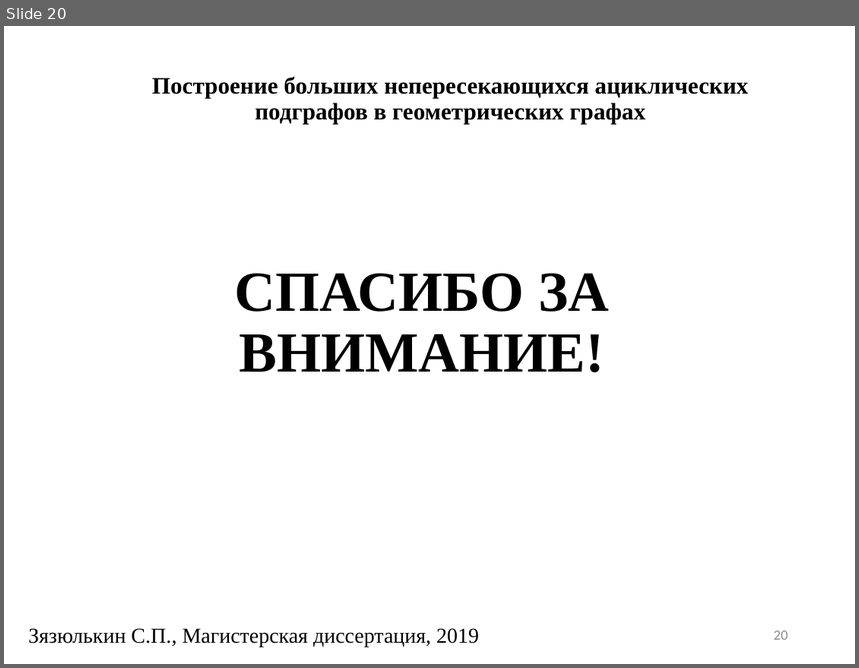
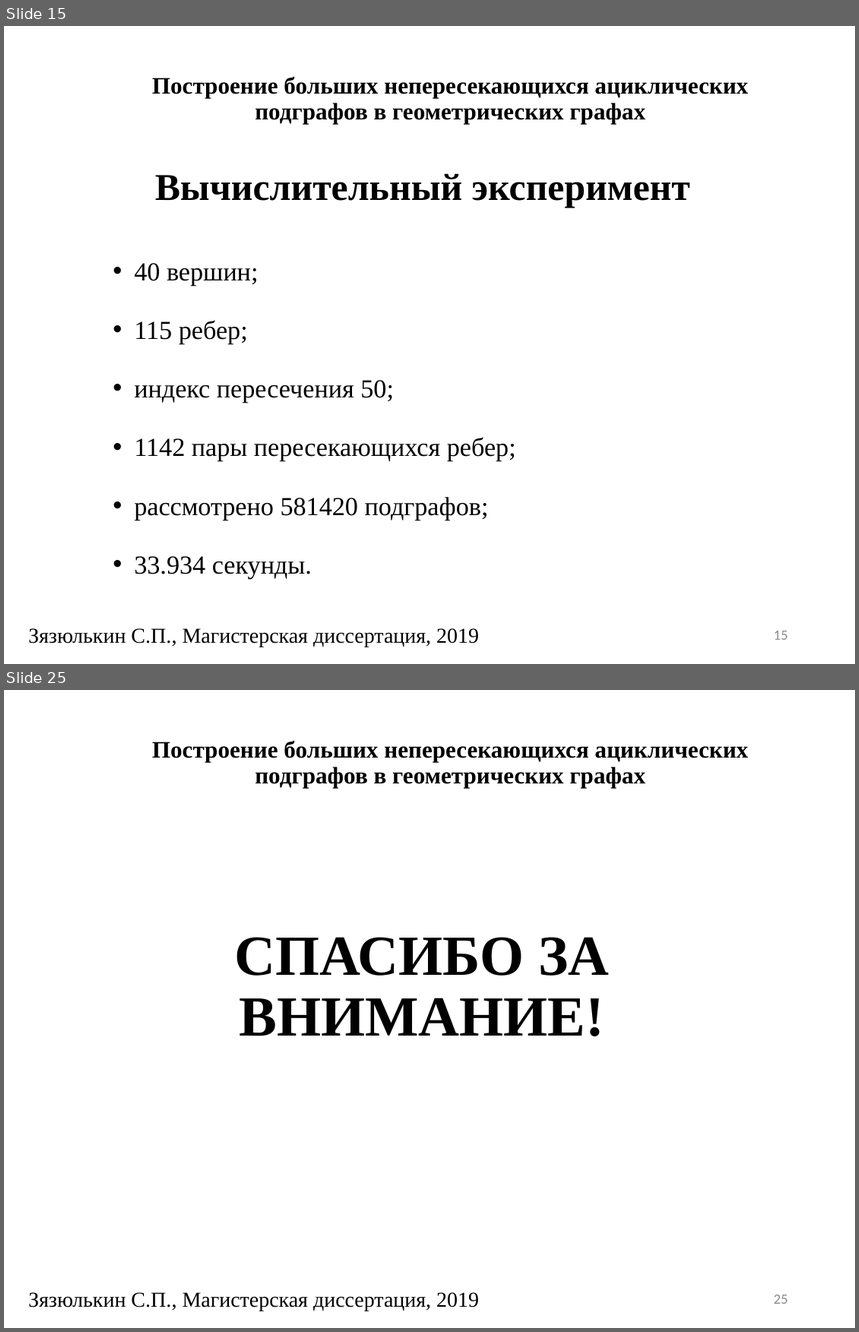
Before and after one commit to SergeyZyazyulkin/NonCrossingSubgraphs, a slide deck: docs/presentation.ppt. Shown one above the other, each under a label of ours: slide 20 before the commit, slides 15 and 25 after it; the slides between them are not shown. The pictures are 859x668 and 859x1332 pixels, drawn with LibreOffice and Linux fonts; fonts in the diff are those of the drawing; background and template pictures are left out. Boxes give left, top, right and bottom in pixels: in the first picture for what was removed or moved away, otherwise in the second. Text is boxed around its words. In the diff, an @@ line names an element or a change of style, - is before the commit and + after.

```diff
--- a/docs/presentation.ppt
+++ b/docs/presentation.ppt
@@ slide 15 added at (4,26,855,664), background #FFFFFF; not listed: 1 template element that a slide beside it also shows @@
@@ title added at (155,173,690,208), 32 pt, text #000000, bold @@
+Вычислительный эксперимент
@@ text added at (134,263,516,579), 22 pt, text #000000 @@
+• 40 вершин;
+• 115 ребер;
+• индекс пересечения 50;
+• 1142 пары пересекающихся ребер;
+• рассмотрено 581420 подграфов;
+• 33.934 секунды.
@@ text added at (28,629,479,647), 18 pt, text #000000 @@
+Зязюлькин С.П., Магистерская диссертация, 2019
@@ page number added at (774,631,788,640), 12 pt, text #8C8C8C @@
+15
@@ what was slide 20 is now slide 25 @@
@@ page number at (774,1295,788,1304): text changed @@
-20
+25
```
Also in this commit, not shown: 17 slides changed, 4 other slides added, 3 other files.
